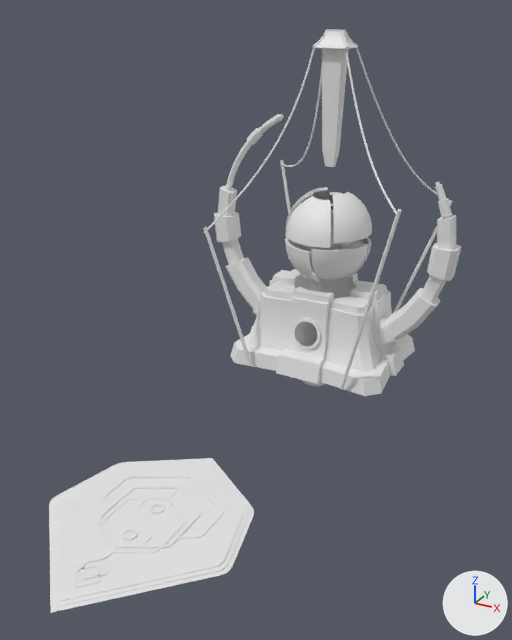
An edit to the FBX model Assets/_Graphs/Meshs/Block_Out/POI.fbx, drawn before and after from the same camera.
Before and after are seen from a camera (50 mm lens) standing at (68.38, 4.0, 86.13) and looking at (59.64, 19.88, 78.19). Lighting does not change. The marker at lower right points along +X, +Y and +Z. Where no turn or scale is listed for an object, it has been applied to the vertices.

The scene before the commit, as lines of its bpy script (objects in view):
```python
me_mesh = bpy.data.meshes.new('Mesh')
me_mesh.from_pydata(...)  # 4300 vertices, 8124 faces; spans x -4.5..4.5, y -14.1..3.1, z -0.9..11.0
ob_box010 = bpy.data.objects.new('Box010', me_mesh)
ob_box010.location = (59.21, 25.83, 74.54)
```
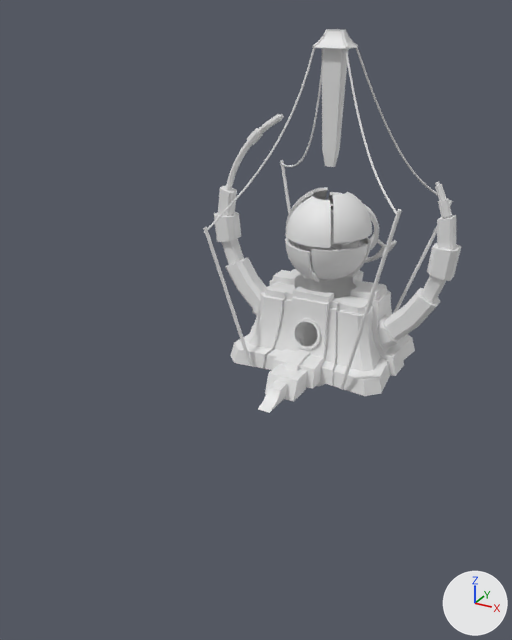
The newer file is also turned or shifted as a whole; pictures and numbers use the older file's frame.

Pixel boxes (x1, y1, x2, y2) of what changed, in the pictures (512 x 640 px):
'Box010', reshaped (37% narrower, 34% shorter): before (49, 29, 461, 613); after (203, 29, 461, 413)
part 1 of me_mesh, added: after (364, 204, 379, 250)
part 2 of me_mesh, added: after (365, 240, 397, 263)
part 3 of me_mesh, added: after (356, 269, 363, 281)
part 4 of me_mesh, added: after (258, 380, 288, 413)
part 5 of me_mesh, deleted: before (49, 458, 254, 613)
part 6 of me_mesh, built on: before (235, 282, 368, 396); after (235, 282, 368, 402)

The edits, one by one:
me_mesh is used by ob_box010; location (59.21, 25.83, 74.54).
me_mesh had 4300 vertices, 8124 faces and spanned x -4.5..4.5, y -14.1..3.1, z -0.9..11.0.
me_mesh now has 4262 vertices, 8204 faces and spans x -4.5..4.5, y -4.6..3.1, z -0.9..11.0.
me_mesh part 1: a new loose piece of 192 vertices spanning x -1.1..1.1, y 1.7..2.7, z 3.1..5.3.
me_mesh part 2: a new loose piece of 78 vertices spanning x -1.6..1.6, y 2.0..2.9, z 2.7..3.8.
me_mesh part 3: a new loose piece of 64 vertices spanning x -0.4..0.4, y 1.5..2.9, z 0.2..2.8.
me_mesh part 4: a new loose piece of 20 vertices spanning x -0.2..0.2, y -4.6..-3.2, z -0.1..0.4.
me_mesh part 5: 11 loose pieces with 528 vertices, spanning x -2.7..2.7, y -14.1..-7.7, z -0.1..0.1, are deleted.
Part 6, on me_mesh:
16 vertices are removed from x -2.0..2.0, y -0.4..0.4, z 0.6..1.4.
99 faces are deleted.
6 vertices in x -0.8..0.8, y -2.3..-2.1, z -0.1..0.6 move by (0.0, -0.4, 0.0).
115 vertices are added at x -1.4..1.4, y -3.6..-1.1, z -0.2..2.5.
5 new vertices lie (0.4, 0.0, 0.0) away from vertices in x -0.2..0.8, y -2.8..-1.6, z 0.4..0.8.
287 new faces join them.
